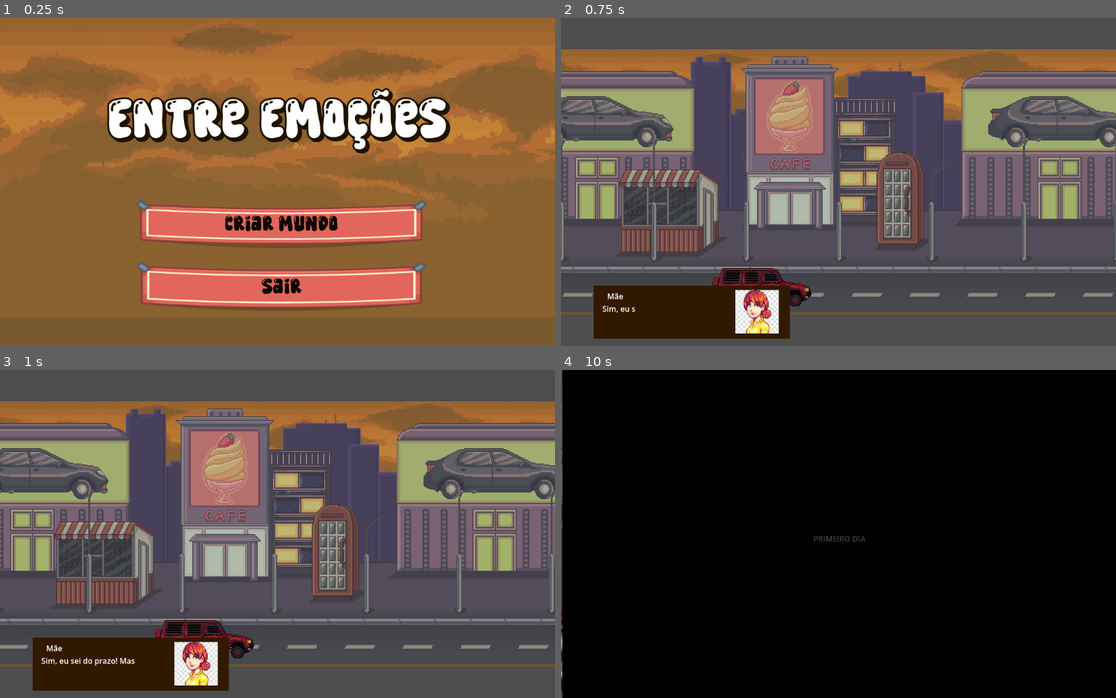
Above: before the commit, frames 1-4 (two rows, left to right).
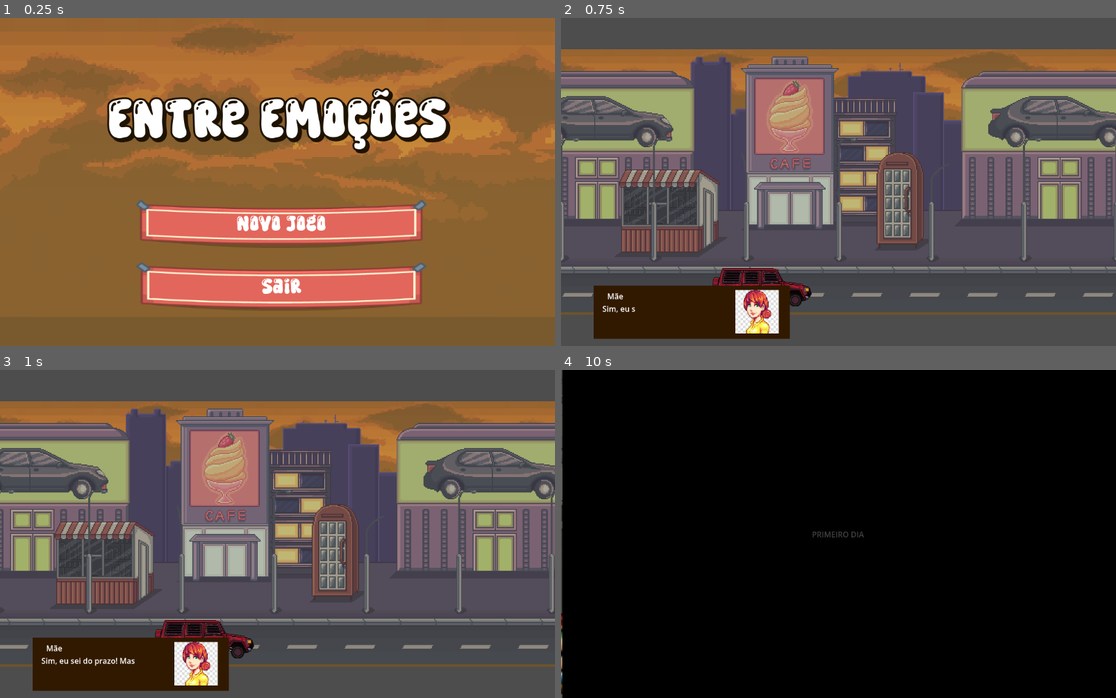
Above: after the commit, the same moments.

Repository: carlamiranda/jogo-narak
Game: Godot game, scene res://scenes/MenuPrincipal.tscn
Two runs of this game, one before a commit and one after it. Both use one fixed random seed, a clock stepped at 60 frames per second and the inputs below.
Inputs (mouse positions are in pixels of both pictures, inside the frame that each line leads up to):
- Up to frame 1 (0.25 s): no input
- Up to frame 2 (0.75 s): click "Criar Mundo" (after the commit: "Novo Jogo") at 0.5 s
- Up to frame 3 (1 s): no input
- Up to frame 4 (10 s): tap Enter (ui_accept) at 1.25, 1.52, 2.27, 3.77, 4.52, 5.27, 6.77, 7.52, 8.27, 9.77 s; move the mouse to (960, 517) at 1.27 s; hold D (move_right) 1.28-2.03 s; click (960, 517) at 1.42 s; move the mouse to (727, 550) at 2.02 s; hold S (move_down) 2.03-2.78 s; move the mouse to (894, 461) at 2.77 s; hold D (move_right) 2.78-3.53 s; move the mouse to (810, 599) at 3.52 s; hold W (move_up) 3.53-4.28 s; click (810, 599) at 3.67 s; move the mouse to (1005, 583) at 4.27 s; hold A (move_left) 4.28-5.78 s; move the mouse to (672, 484) at 5.02 s; move the mouse to (866, 534) at 5.77 s; hold S (move_down) 5.78-6.53 s; click (866, 534) at 5.92 s; move the mouse to (755, 452) at 6.52 s; hold D (move_right) 6.53-7.28 s; move the mouse to (960, 517) at 7.27 s; hold W (move_up) 7.28-8.03 s; move the mouse to (727, 550) at 8.02 s; hold D (move_right) 8.03-8.78 s; click (727, 550) at 8.17 s; move the mouse to (894, 461) at 8.77 s; hold S (move_down) 8.78-9.53 s; move the mouse to (810, 599) at 9.52 s; hold A (move_left) from 9.53 s (still down)

The runs differ from the first frame. In frame 1, 1.1% of the frame differs, in the area x 40-61%, y 59-85%; in frame 2, nothing differs; in frame 3, nothing differs; in frame 4, 0.2%.

Commit message:
salva minhas alterações antes de atualizar

Diff:
--- a/scenes/MenuPrincipal.tscn
+++ b/scenes/MenuPrincipal.tscn
@@ -1,9 +1,9 @@
 [gd_scene format=3 uid="uid://6h268ah183w4"]
 
-[ext_resource type="Script" uid="uid://cctnelw2d48b6" path="res://scenes/menu_principal.gd" id="1_ysajj"]
-[ext_resource type="Texture2D" uid="uid://u3t8y83wtd5u" path="res://sprites/city/Sky_pale2.png" id="2_q4epk"]
-[ext_resource type="FontFile" uid="uid://c3gxeb0awaxbn" path="res://sprites/Fonts/Super Beatpop.ttf" id="3_cjknc"]
-[ext_resource type="Texture2D" uid="uid://btpnrmue3h7vu" path="res://sprites/UI/banner_hanging.png" id="3_q4epk"]
+[ext_resource type="Script" uid="uid://cctnelw2d48b6" path="res://scripts/menu_principal.gd" id="1_ysajj"]
+[ext_resource type="Texture2D" uid="uid://u3t8y83wtd5u" path="res://assets/sprites/city/Sky_pale2.png" id="2_q4epk"]
+[ext_resource type="FontFile" uid="uid://c3gxeb0awaxbn" path="res://assets/sprites/Fonts/Super Beatpop.ttf" id="3_cjknc"]
+[ext_resource type="Texture2D" uid="uid://btpnrmue3h7vu" path="res://assets/sprites/UI/banner_hanging.png" id="3_q4epk"]
 
 [sub_resource type="StyleBoxTexture" id="StyleBoxTexture_cjknc"]
 texture = ExtResource("3_q4epk")
@@ -61,7 +61,7 @@
 [node name="BtnNovoJogo" type="Button" parent="VBoxContainer" unique_id=1686802461]
 custom_minimum_size = Vector2(400, 100)
 layout_mode = 2
-theme_override_colors/font_color = Color(0.049866498, 0.024747303, 0.0055900305, 1)
+theme_override_colors/font_color = Color(1, 1, 1, 1)
 theme_override_fonts/font = ExtResource("3_cjknc")
 theme_override_font_sizes/font_size = 45
 theme_override_styles/normal = SubResource("StyleBoxTexture_cjknc")
@@ -69,12 +69,12 @@
 theme_override_styles/hover = SubResource("StyleBoxTexture_cjknc")
 theme_override_styles/hover_pressed = SubResource("StyleBoxTexture_cjknc")
 theme_override_styles/focus = SubResource("StyleBoxTexture_cjknc")
-text = "Criar Mundo"
+text = "Novo Jogo"
 
 [node name="BtnSair" type="Button" parent="VBoxContainer" unique_id=1560351071]
 custom_minimum_size = Vector2(400, 100)
 layout_mode = 2
-theme_override_colors/font_color = Color(0.049866498, 0.024747303, 0.0055900305, 1)
+theme_override_colors/font_color = Color(1, 1, 1, 1)
 theme_override_fonts/font = ExtResource("3_cjknc")
 theme_override_font_sizes/font_size = 45
 theme_override_styles/normal = SubResource("StyleBoxTexture_f5jwn")
--- a/scenes/corredor_universidade.tscn
+++ b/scenes/corredor_universidade.tscn
@@ -106,6 +106,9 @@
 [sub_resource type="StyleBoxFlat" id="StyleBoxFlat_xqtrm"]
 corner_detail = 10
 
+[sub_resource type="RectangleShape2D" id="RectangleShape2D_q0oht"]
+size = Vector2(1153, 254.5)
+
 [node name="CorredorUniversidade" type="Node2D" unique_id=1260172513]
 script = ExtResource("1_o6gcn")
 
@@ -144,7 +147,6 @@
 scale = Vector2(1, 1.099)
 sprite_frames = SubResource("SpriteFrames_xqtrm")
 animation = &"idle_right"
-speed_scale = 3.0
 
 [node name="CollisionShape2D" type="CollisionShape2D" parent="Protagonista" unique_id=520109825]
 position = Vector2(-22.5, 16.934643)
@@ -200,10 +202,10 @@
 anchors_preset = 15
 anchor_right = 1.0
 anchor_bottom = 1.0
-offset_left = 2.0
-offset_top = 10.0
-offset_right = 2.0
-offset_bottom = 10.0
+offset_left = -1.0
+offset_top = 1.0
+offset_right = -1.0
+offset_bottom = 1.0
 grow_horizontal = 2
 grow_vertical = 2
 text = "PRIMEIRO DIA"
@@ -228,6 +230,12 @@
 canvas_modulate = NodePath("../CanvasModulate")
 color_rect_ansiedade = NodePath("../ColorRectAnsiedade")
 
+[node name="StaticBody2D" type="StaticBody2D" parent="." unique_id=694044069]
+
+[node name="CollisionShape2D" type="CollisionShape2D" parent="StaticBody2D" unique_id=660714562]
+position = Vector2(580.5, 350.75)
+shape = SubResource("RectangleShape2D_q0oht")
+
 [connection signal="body_entered" from="PortaSala" to="." method="_on_porta_sala_body_entered"]
 [connection signal="body_entered" from="PortaSala" to="PortaSala" method="_on_body_entered"]
 [connection signal="body_entered" from="PortaBanheiro" to="." method="_on_porta_banheiro_body_entered"]
--- a/scripts/protagonista.gd
+++ b/scripts/protagonista.gd
@@ -1,6 +1,8 @@
 extends CharacterBody2D
 
 @export var velocidade := 500.0
+@export var limite_y_min := 300.0
+@export var limite_y_max := 520.0
 
 @onready var anim: AnimatedSprite2D = $AnimatedSprite2D
 
@@ -48,7 +50,6 @@
 	tocar_animacao_movimento(dir)
 
 
-# Movimento pelo teclado
 func mover_com_input() -> void:
 	var input_dir = Vector2.ZERO
 
@@ -67,6 +68,10 @@
 	if input_dir != Vector2.ZERO:
 		velocity = input_dir.normalized() * velocidade
 		move_and_slide()
+
+		# Impede a personagem de sair da área do chão
+		global_position.y = clamp(global_position.y, limite_y_min, limite_y_max)
+
 		tocar_animacao_movimento(input_dir)
 	else:
 		parar_personagem()
